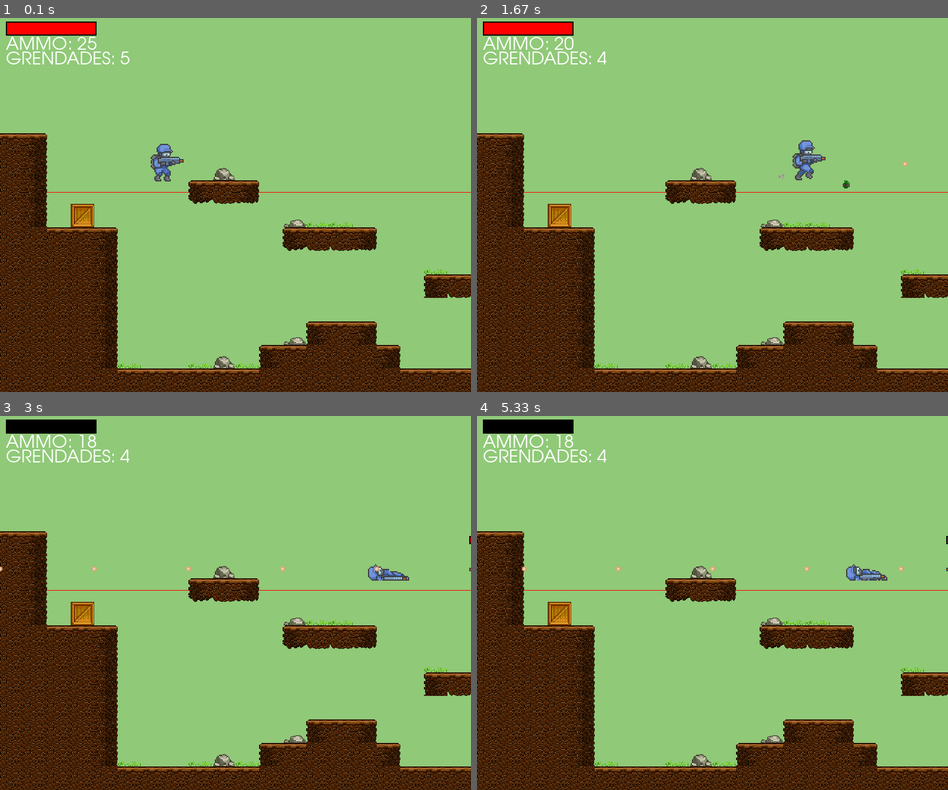
Above: before the commit, frames 1-4 (two rows, left to right).
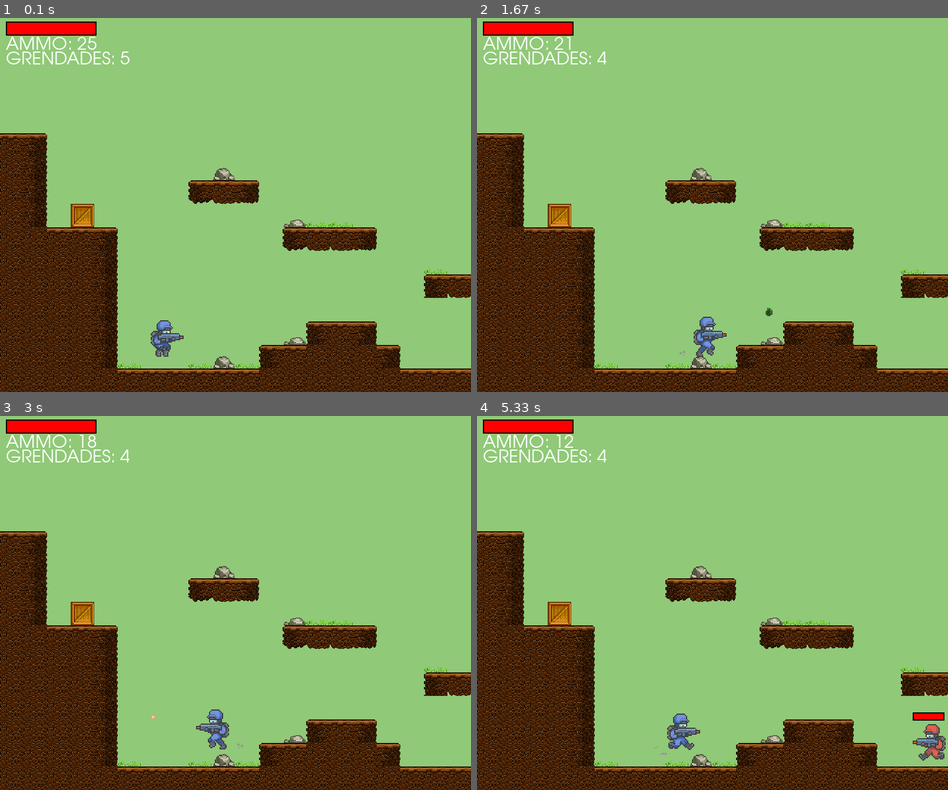
Above: after the commit, the same moments.

Repository: danielsaleshelp/CDU-GROUP-305-A3
Game: pygame game, started from Question 2/Pygame.py
Two runs of this game, one before a commit and one after it. Both use one fixed random seed, a clock stepped at 60 frames per second and the inputs below.
Inputs:
- Up to frame 1 (0.1 s): no input
- Up to frame 2 (1.67 s): tap Space at 0.33, 0.73, 1.03, 1.23, 1.53 s; hold Q 0.67-1.13 s; hold D 0.67-1.13 s; hold D 1.17-1.63 s
- Up to frame 3 (3 s): hold W 1.67-1.97 s; tap Space at 1.73, 2.07, 2.37, 2.57, 2.87 s; hold D 2-2.47 s; hold A from 2.5 s (still down)
- Up to frame 4 (5.33 s): release A at 3.03 s; hold A 3.07-3.47 s; tap Space at 3.13, 3.43, 3.57, 3.97, 4.27, 4.63, 4.93, 5.13 s; hold W 3.5-3.87 s; hold D 3.9-4.53 s; hold A 4.57-5.03 s; hold D from 5.07 s (still down)

The runs differ from the first frame. In frame 1, 0.9% of the frame differs, in the area x 9-100%, y 33-91%; in frame 2, 1.0%; in frame 3, 1.4%; in frame 4, 2.0%, in the area x 1-100%, y 1-93%.

Commit message:
Update Pygame.py
Tut 10 done

Diff:
--- a/Question 2/Pygame.py
+++ b/Question 2/Pygame.py
@@ -2,6 +2,7 @@
 import math
 import random
 import csv
+
 
 # try to open pygame
 try:
@@ -21,7 +22,7 @@
 pygame.display.set_caption('Game')
 
 clock = pygame.time.Clock()
-FPS = 60
+FPS = 30
 ROWS = 16
 COLS = 150
 TILE_TYPES = 21
@@ -73,7 +74,6 @@
 
 def draw_bg():
     screen.fill(BG)
-    pygame.draw.line(screen, RED, (0, 300), (SCREEN_WIDTH, 300))
 
 class Soldier(pygame.sprite.Sprite):
     def __init__(self, char_type, x, y, scale, speed, ammo, grenades):
@@ -90,6 +90,7 @@
         self.direction = 1
         self.vel_y = 0
         self.jump = False
+        self.jump_cooldown = 0
         self.in_air = True
         self.flip = False
         self.animation_list = []
@@ -117,12 +118,16 @@
         self.image = self.animation_list[self.action][self.frame_index]
         self.rect = self.image.get_rect()
         self.rect.center = (x, y)
+        self.width = self.image.get_width()
+        self.height = self.image.get_height()
 
     def update(self):
         self.update_animation()
         self.check_alive()
         if self.shoot_cooldown > 0:
             self.shoot_cooldown -= 1
+        if self.jump_cooldown >0:
+            self.jump_cooldown -=1
 
     def move(self, left, right):
         #reset movement at the start of each frame (otherwise character would move constantly until the direction was changed)
@@ -139,22 +144,43 @@
             self.direction = 1
 
         #jump
-        if self.jump and not self.in_air:
+        if self.jump and not self.in_air and self.jump_cooldown == 0 and self.alive:
             self.vel_y = -15
             self.jump = False
             self.in_air = True
 
+        #jump cooldown, needed to stop player from jumping before touching ground
+        if self.in_air:
+            self.jump_cooldown = 4
+
         #apply gravity
         self.vel_y += GRAVITY
-        if self.vel_y > 10:
-            self.vel_y = 10
+        if self.vel_y > 15:
+            self.vel_y = 15
 
         dy += self.vel_y
 
-        #check collision with floor
-        if self.rect.bottom + dy > 300:
-            dy = 300 - self.rect.bottom
-            self.in_air = False
+        #check collision
+        for tile in world.obstacle_list:
+            #collision in the x direction
+            if tile[1].colliderect(self.rect.x+dx, self.rect.y, self.width, self.height):
+                #check if moving left or right
+                if dx<0:
+                    dx = tile[1].right - self.rect.left
+                elif dx > 0:
+                    dx = tile[1].left - self.rect.right
+                    if dy ==0:
+                        self.in_air = False
+            if tile[1].colliderect(self.rect.x, self.rect.y+dy+1, self.width, self.height):
+                #check if moving up or down
+                if self.vel_y<0:
+                    self.vel_y = 0
+                    dy = tile[1].bottom - self.rect.top
+                elif self.vel_y >= 0:
+                    self.vel_y = 0
+                    dy = tile[1].top - self.rect.bottom
+                    self.in_air = False
+
 
         self.rect.x += dx
         self.rect.y += dy
@@ -354,8 +380,9 @@
         self.rect.x += (self.direction * self.speed)
 
         #check if bullet is out of bounds
-        if self.rect.right < 0 or self.rect.left > SCREEN_WIDTH:
-            self.kill()
+        for tile in world.obstacle_list:
+            if tile[1].colliderect(self.rect):
+                self.kill()
 
         #check collision with player
         if pygame.sprite.spritecollide(player, bullet_group, False):
@@ -379,6 +406,8 @@
         self.image = grenade_img
         self.rect = self.image.get_rect()
         self.rect.center = (x, y)
+        self.width = self.image.get_width()
+        self.height = self.image.get_height()
         self.direction = direction
 
     def update(self):
@@ -386,18 +415,23 @@
         dx = self.direction * self.speed
         dy = self.vel_y
 
-         #check collision with floor
-        if self.rect.bottom + dy > 300:
-            dy = 300 - self.rect.bottom
-            #grenade bounce
-            if self.speed>0:
-                self.speed *= 0.65
-            self.vel_y *= -0.5
-
-        #check if grenade is out of bounds
-        if self.rect.left+dx < 0 or self.rect.right +dx > SCREEN_WIDTH:
-            self.direction *=-1
-            dx = self.direction * self.speed
+        #check collision with floor
+        for tile in world.obstacle_list:
+            if tile[1].colliderect(self.rect.x+dx, self.rect.y, self.width, self.height):
+                self.direction *=-1
+                dx = self.direction * self.speed
+            if tile[1].colliderect(self.rect.x, self.rect.y+dy+1, self.width, self.height):
+                #check if moving up
+                if dy<0:
+                    dy = tile[1].bottom - self.rect.top
+                    self.vel_y *=-1
+                #check if moving down
+                elif dy >= 0:
+                    dy = tile[1].top - self.rect.bottom
+                    self.speed *= 0.75
+                    self.vel_y*=-0.5
+
+        dx = self.direction * self.speed
 
         #change grenade location
         self.rect.x += dx
@@ -530,6 +564,11 @@
             player.update_action(0)  #0 = idle
         player.move(left, right)
 
+    #to stop player floating if they die in the air
+    if not player.alive:
+        player.move(False, False)
+
+
     for event in pygame.event.get():
         #quit game
         if event.type == pygame.QUIT:
@@ -544,7 +583,7 @@
                 grenade = True
             if event.key == pygame.K_SPACE and player.ammo > 0:
                 shoot = True
-            if event.key == pygame.K_w and player.alive:
+            if event.key == pygame.K_w:
                 player.jump = True
             if event.key == pygame.K_ESCAPE:
                 run = False
